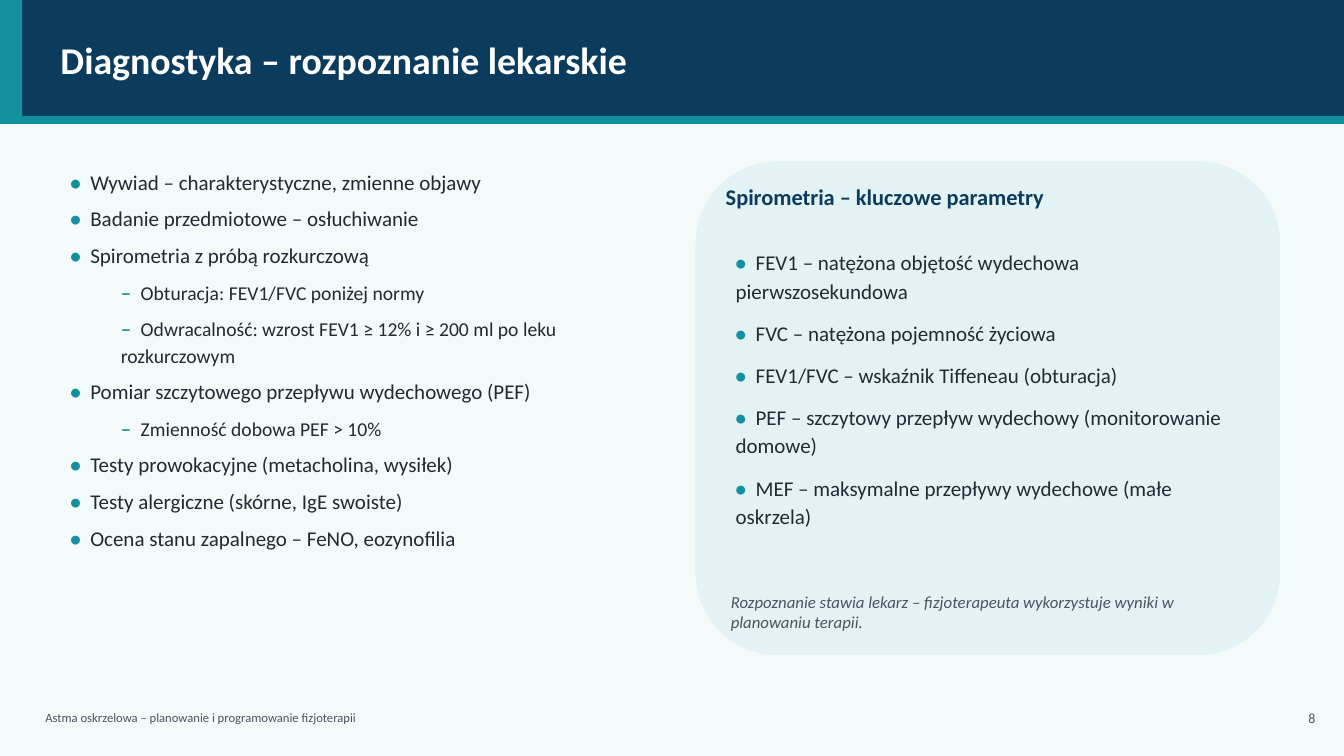
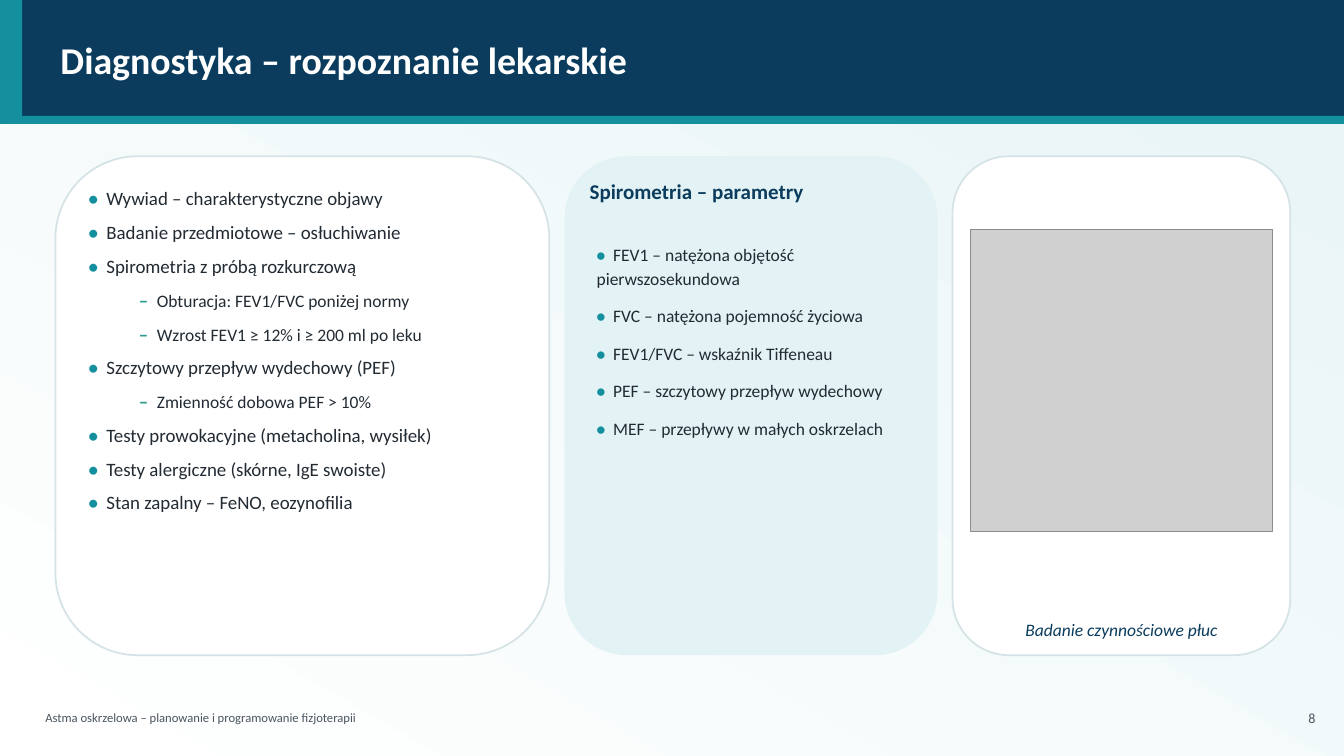
Before and after one commit to ernestkurdziel-max/eqwdfqae, a slide deck: slide 9 of Astma_oskrzelowa_fizjoterapia_prezentacja.pptx. Drawn at 1344x756 pixels with LibreOffice and Linux fonts; fonts in the diff are those of the drawing; grey boxes stand for pictures. Boxes give left, top, right and bottom in pixels: in the first picture for what was removed or moved away, otherwise in the second. Text is boxed around its words. In the diff, an @@ line names an element or a change of style, - is before the commit and + after.

```diff
--- a/Astma_oskrzelowa_fizjoterapia_prezentacja.pptx
+++ b/Astma_oskrzelowa_fizjoterapia_prezentacja.pptx
@@ background #F4F9FA to #FFFFFF @@
@@ rectangle added at bbox=[0, 0, 1344, 756], fill gradient #FFFFFF to #E8F4F6 @@
@@ rounded rectangle added at bbox=[55, 156, 549, 655], fill #FFFFFF, outline #D5E3E6 1.25 pt @@
@@ text "• Wywiad – charakterystyczne objawy": place and size @@
-text "• Wywiad – charakterystyczne objawy" at bbox=[90, 175, 556, 550]
+text "• Wywiad – charakterystyczne objawy" at bbox=[106, 192, 432, 512]
@@ rounded rectangle: place and size @@
-rounded rectangle at bbox=[696, 161, 1280, 655]
+rounded rectangle at bbox=[565, 156, 938, 655]
@@ rounded rectangle added at bbox=[953, 156, 1291, 655], fill #FFFFFF, outline #D5E3E6 1.25 pt @@
@@ text at bbox=[106, 192, 382, 209]: text changed; size 15 to 13.5 pt @@
-• Wywiad – charakterystyczne, zmienne objawy
+• Wywiad – charakterystyczne objawy
@@ text at bbox=[590, 184, 803, 203]: text changed; size 16 to 15 pt @@
-Spirometria – kluczowe parametry
+Spirometria – parametry
@@ text at bbox=[106, 226, 432, 480]: size 15 to 13.5 pt in "• Badanie przedmiotowe – osłuchiwanie", "• Spirometria z próbą rozkurczową", "–", "–" and 2 more places; size 14 to 12.5 pt in "Obturacja: FEV1/FVC poniżej normy", "Zmienność dobowa PEF > 10%" @@
@@ text "• FEV1 – natężona objętość ...": place and size @@
-text "• FEV1 – natężona objętość ..." at bbox=[736, 255, 1221, 527]
+text "• FEV1 – natężona objętość ..." at bbox=[597, 249, 883, 438]
@@ picture added at bbox=[971, 230, 1272, 531] @@
@@ text at bbox=[597, 249, 794, 288]: text changed; size 15 to 12.5 pt @@
-• FEV1 – natężona objętość wydechowa pierwszosekundowa
+• FEV1 – natężona objętość pierwszosekundowa
@@ text at bbox=[106, 329, 422, 377]: text changed; size 14 to 13.5 pt @@
-  – Odwracalność: wzrost FEV1 ≥ 12% i ≥ 200 ml po leku rozkurczowym
-• Pomiar szczytowego przepływu wydechowego (PEF)
+  – Wzrost FEV1 ≥ 12% i ≥ 200 ml po leku
+• Szczytowy przepływ wydechowy (PEF)
@@ text at bbox=[613, 310, 863, 325]: size 15 to 12.5 pt in "• FVC – natężona pojemność życiowa" @@
@@ text at bbox=[613, 348, 883, 438]: text changed; size 15 to 12.5 pt @@
-• FEV1/FVC – wskaźnik Tiffeneau (obturacja)
-• PEF – szczytowy przepływ wydechowy (monitorowanie domowe)
-• MEF – maksymalne przepływy wydechowe (małe oskrzela)
+• FEV1/FVC – wskaźnik Tiffeneau
+• PEF – szczytowy przepływ wydechowy
+• MEF – przepływy w małych oskrzelach
@@ ellipse added at bbox=[1079, 474, 1344, 756], fill #DDEFF1 @@
@@ text at bbox=[106, 496, 352, 512]: text changed; size 15 to 13.5 pt @@
-• Ocena stanu zapalnego – FeNO, eozynofilia
+• Stan zapalny – FeNO, eozynofilia
@@ ellipse added at bbox=[0, 524, 151, 756], fill #E8F5F0 @@
@@ text removed at bbox=[731, 596, 1174, 631] @@
-Rozpoznanie stawia lekarz – fizjoterapeuta wykorzystuje wyniki w planowaniu terapii.
@@ text added at bbox=[1025, 624, 1218, 639], 12.5 pt, text #0B3C5D, italic @@
+Badanie czynnościowe płuc
```
Also in this commit, not shown: 26 other slides changed, 1 slide added, 1 slide removed, 7 other files.
